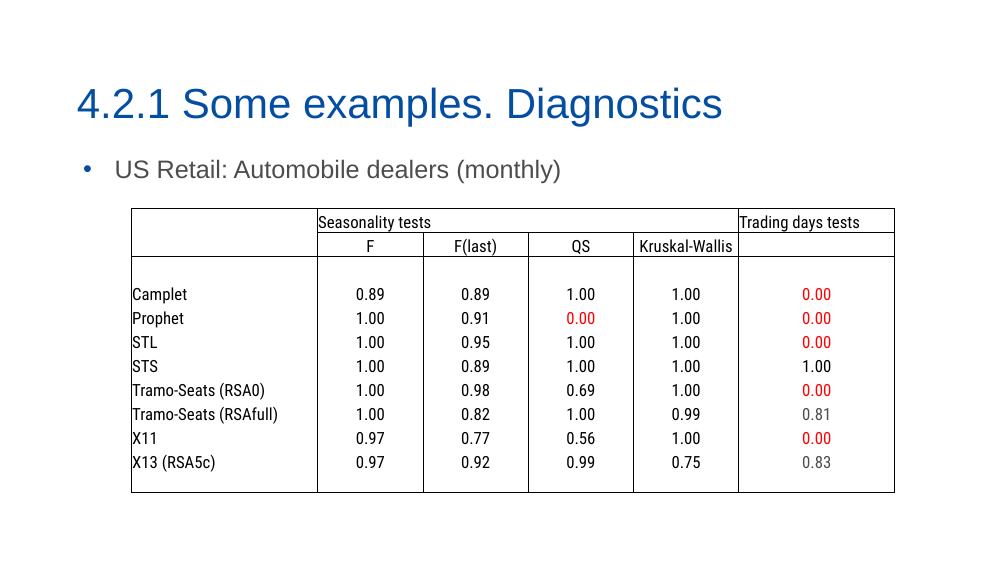
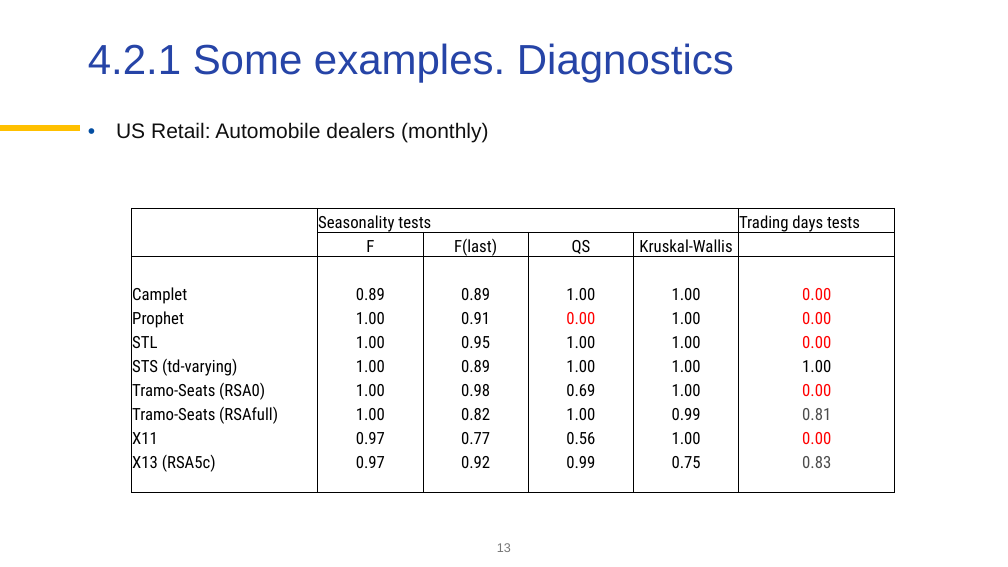
Before and after one commit to palatej/ESTP2026, a slide deck: slide 13 of 1.0 Seasonal adjustment.pptx. Drawn at 1008x567 pixels with LibreOffice and Linux fonts; fonts in the diff are those of the drawing; background and template pictures are left out. Boxes give left, top, right and bottom in pixels: in the first picture for what was removed or moved away, otherwise in the second. Text is boxed around its words. In the diff, an @@ line names an element or a change of style, - is before the commit and + after.

```diff
--- a/1.0 Seasonal adjustment.pptx
+++ b/1.0 Seasonal adjustment.pptx
@@ title "4.2.1 Some examples. Diagnostics": place and size @@
-title "4.2.1 Some examples. Diagnostics" at bbox=[77, 87, 723, 127]
+title "4.2.1 Some examples. Diagnostics" at bbox=[88, 43, 734, 82]
@@ title "4.2.1 Some examples. Diagnostics" at bbox=[88, 43, 734, 82]: text colour #034EA2 to #2644A7; vertical alignment bottom to top @@
@@ text "US Retail: Automobile dealers (monthly)": place and size @@
-text "US Retail: Automobile dealers (monthly)" at bbox=[115, 159, 561, 183]
+text "US Retail: Automobile dealers (monthly)" at bbox=[116, 122, 489, 143]
@@ text "US Retail: Automobile dealers (monthly)" at bbox=[116, 122, 489, 143]: size 24 to 20 pt, text colour #4D4D4D to #101010; indent changed; line spacing 1 to 0.9; more space between paragraphs @@
@@ line added from (0, 129) to (80, 129), #FFC000 6 pt @@
@@ table at bbox=[132, 208, 895, 492] @@
-row 7, column 1: STS
+row 7, column 1: STS (td-varying)
@@ page number added at bbox=[497, 543, 511, 552], 12 pt, text #767676 @@
+13
```
Also in this commit, not shown: 16 other slides changed, 1 slide added, 1 slide removed, 31 other files.
